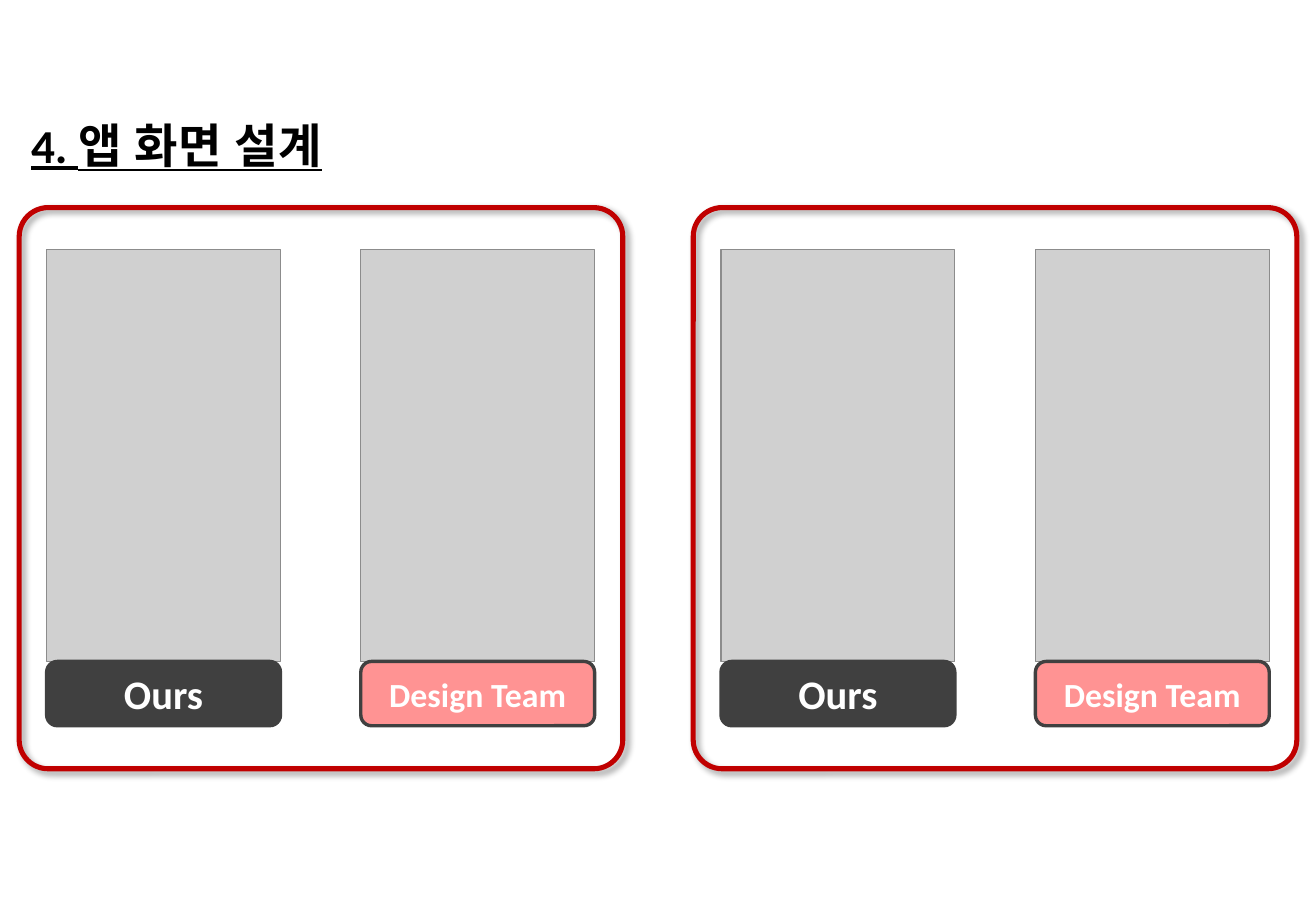
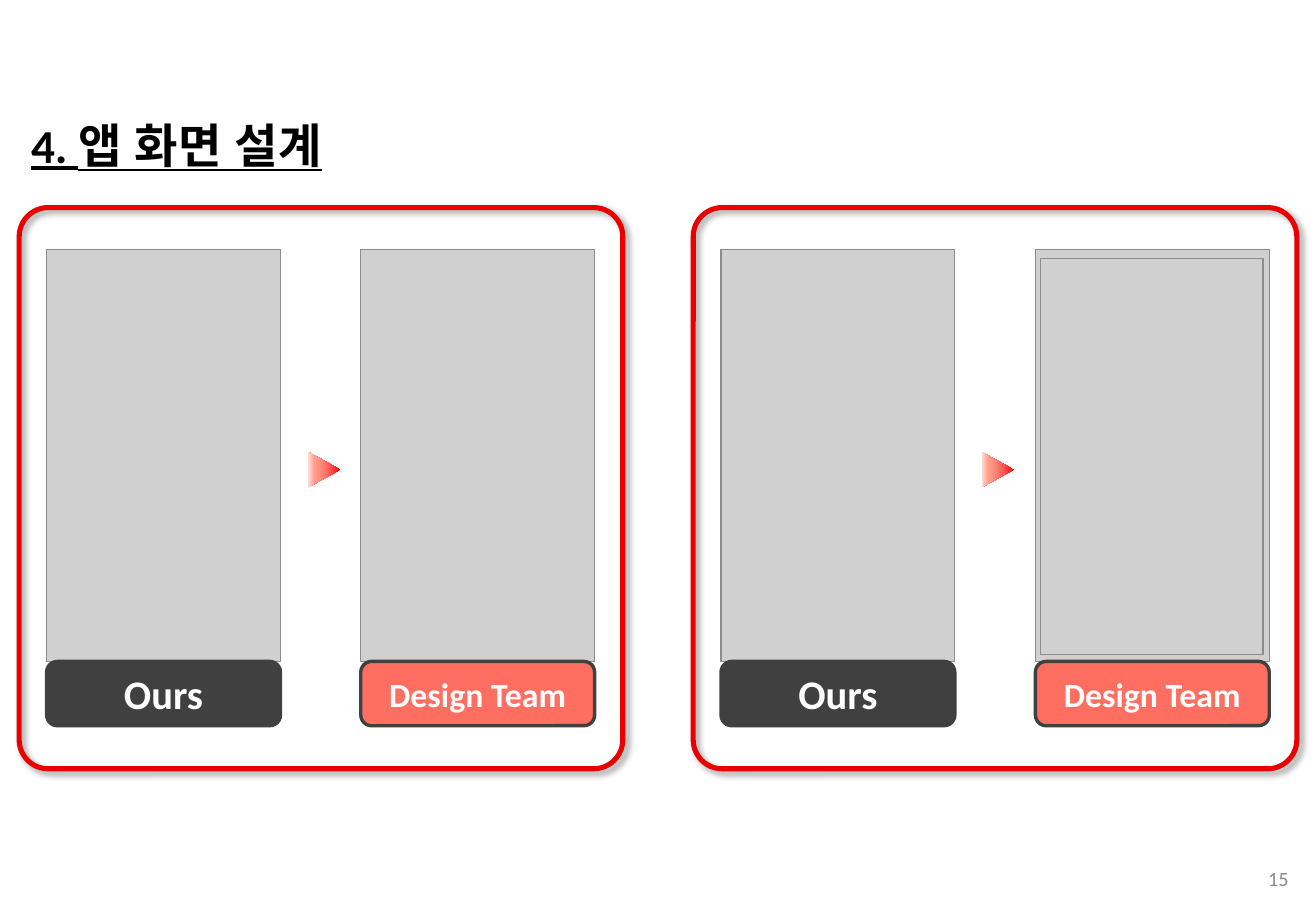
Before and after one commit to 201324549/BeaconProject, a slide deck: slide 15 of ShuttleBusFinalPresentation(v1.1)_ing.pptx (slide 13 before the commit). Drawn at 1316x911 pixels with LibreOffice and Linux fonts; fonts in the diff are those of the drawing; grey boxes stand for pictures; background and template pictures are left out. Boxes give left, top, right and bottom in pixels: in the first picture for what was removed or moved away, otherwise in the second. Text is boxed around its words. In the diff, an @@ line names an element or a change of style, - is before the commit and + after.

```diff
--- a/ShuttleBusFinalPresentation(v1.1)_ing.pptx
+++ b/ShuttleBusFinalPresentation(v1.1)_ing.pptx
@@ rounded rectangle at [19,208,623,769]: outline #C00000 3 pt to #EA0000 3 pt @@
@@ rounded rectangle at [694,208,1298,769]: outline #C00000 3 pt to #EA0000 3 pt @@
@@ picture added at [1041,259,1264,655] @@
@@ flow chart extract added at [307,452,340,487], fill gradient #FF0505 to #FF5353 to #FF8679 to #FF9F89 to #FFD9D5 @@
@@ flow chart extract added at [982,452,1015,487], fill gradient #FF0505 to #FF5353 to #FF8679 to #FF9F89 to #FFD9D5 @@
@@ rounded rectangle "Design Team" at [361,662,595,727]: fill #FF9393 to #FF6F61 @@
@@ rounded rectangle "Design Team" at [1035,662,1270,727]: fill #FF9393 to #FF6F61 @@
@@ page number added at [1268,873,1288,886], 12 pt, text #8C8C8C @@
+15
```
Also in this commit, not shown: 20 other slides changed, 4 slides added, 1 slide removed.
